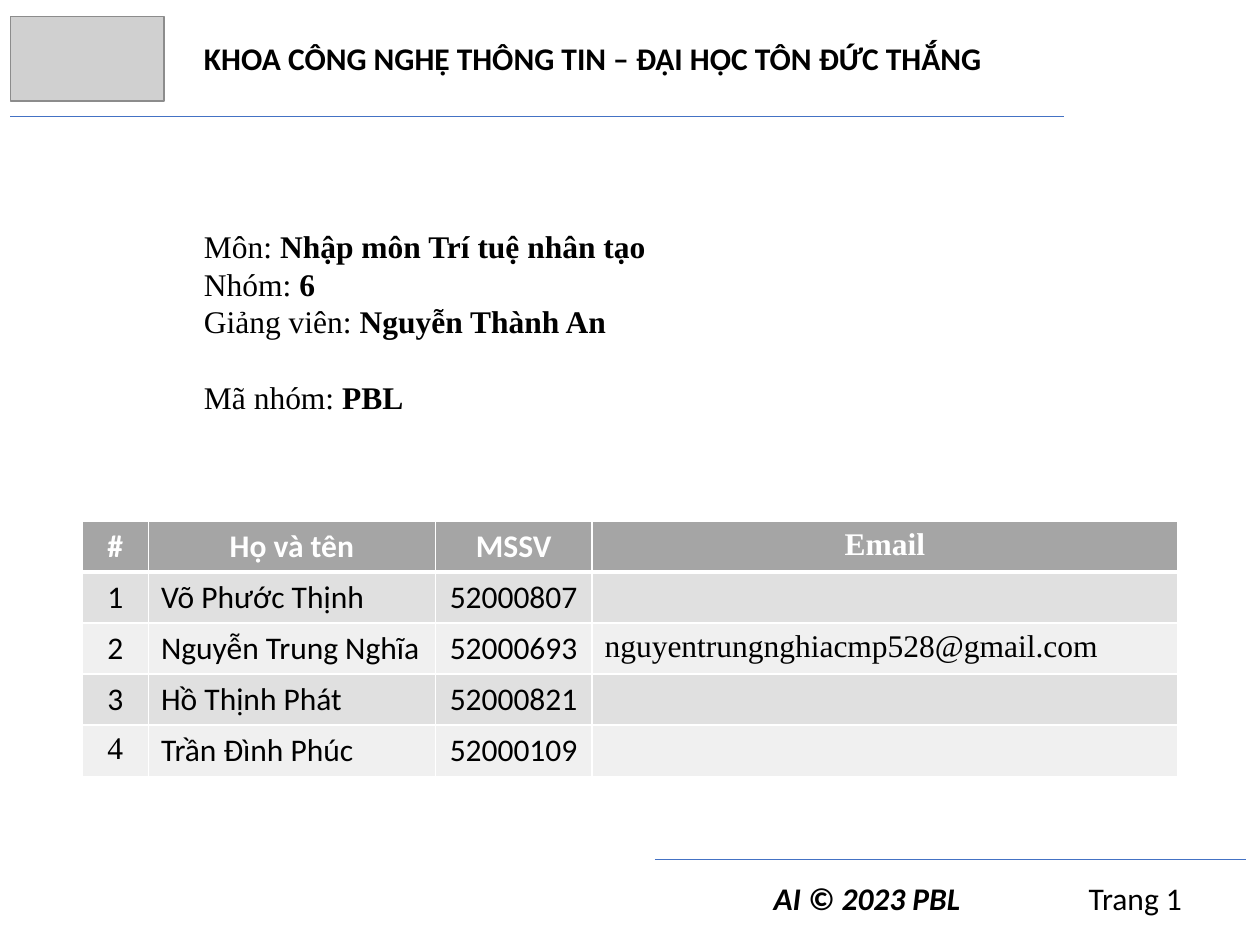
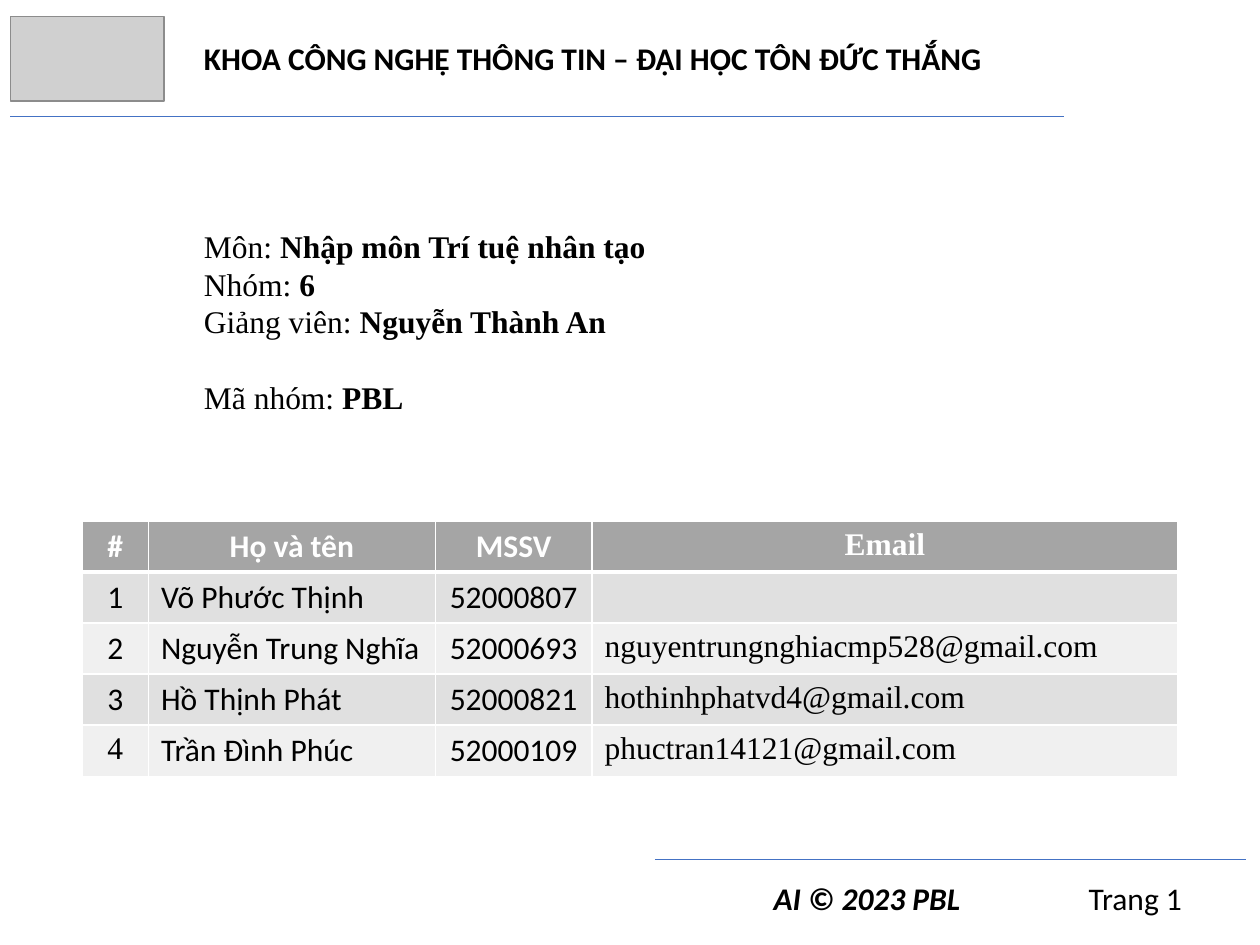
Before and after one commit to trngbro/AI, a slide deck: slide 1 of present/presentation.pptx. Drawn at 1260x945 pixels with LibreOffice and Linux fonts; fonts in the diff are those of the drawing; grey boxes stand for pictures. Boxes give left, top, right and bottom in pixels: in the first picture for what was removed or moved away, otherwise in the second. Text is boxed around its words. In the diff, an @@ line names an element or a change of style, - is before the commit and + after.

```diff
--- a/present/presentation.pptx
+++ b/present/presentation.pptx
@@ table at (82, 520, 1178, 776) @@
-row 4, column 4: 
+row 4, column 4: hothinhphatvd4@gmail.com
-row 5, column 4: 
+row 5, column 4: phuctran14121@gmail.com
```
Also in this commit, not shown: 11 other slides changed, 1 slide added, 1 other file.
